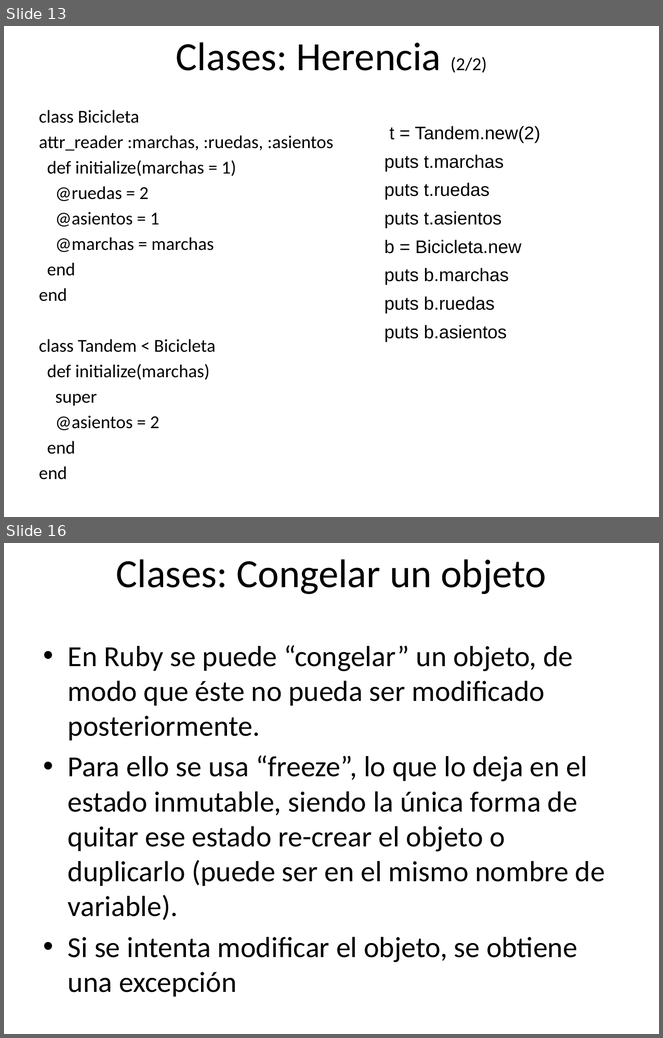
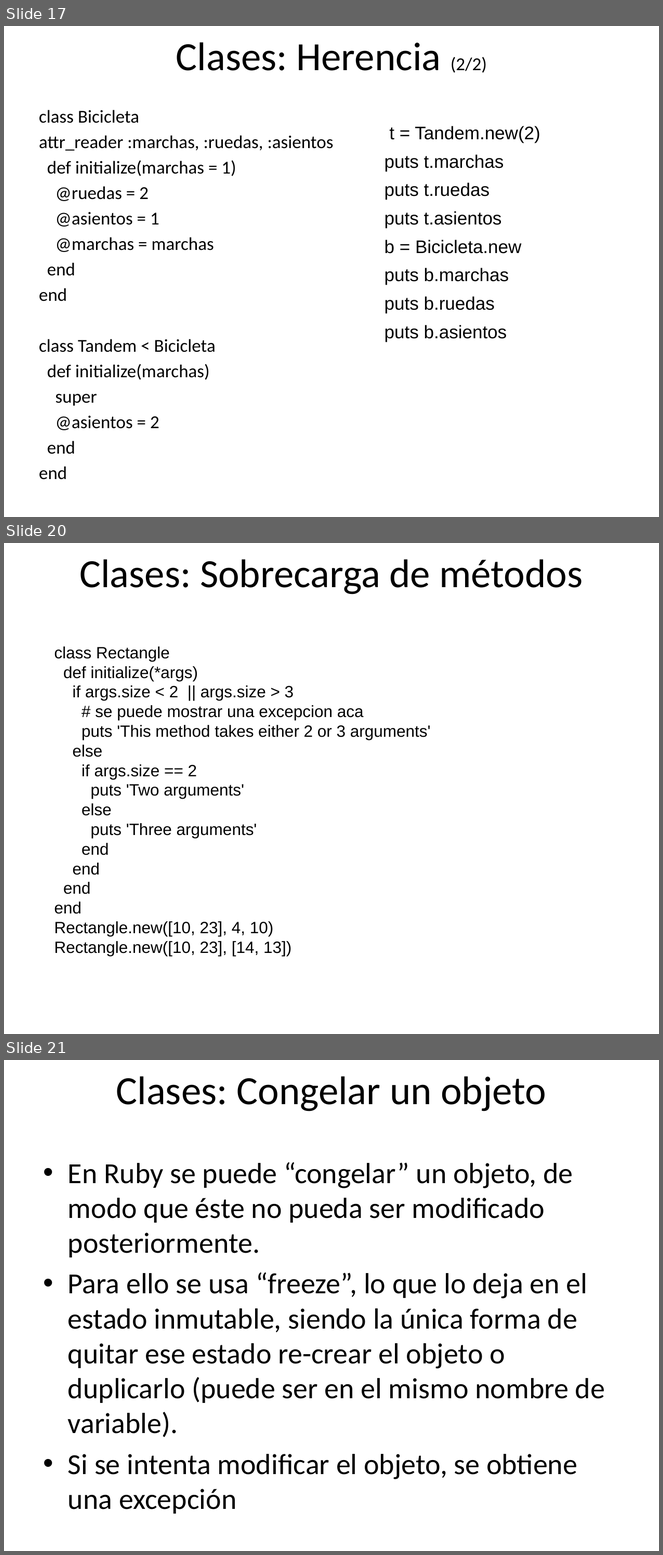
Before and after one commit to rarodriguez/curso_rails, a slide deck: presentaciones/Clase 2-Introduccion a Ruby.pptx. Shown one above the other, each under a label of ours: slides 13 and 16 before the commit, slides 17, 20 and 21 after it; the slides between them are not shown. The pictures are 663x1038 and 663x1555 pixels, drawn with LibreOffice and Linux fonts; fonts in the diff are those of the drawing; background and template pictures are left out. Boxes give left, top, right and bottom in pixels: in the first picture for what was removed or moved away, otherwise in the second. Text is boxed around its words. In the diff, an @@ line names an element or a change of style, - is before the commit and + after.

Commit message:
Agregando la presentacion final de la clase 2, asi como un boceto de lo que se va a hacer en la clase 3

```diff
--- a/presentaciones/Clase 2-Introduccion a Ruby.pptx
+++ b/presentaciones/Clase 2-Introduccion a Ruby.pptx
@@ slide 20 added at <box>4,543,659,1034</box>, background picture (left out) @@
@@ title added at <box>79,559,583,594</box>, 44 pt, text #000000 @@
+Clases: Sobrecarga de métodos
@@ text added at <box>54,646,431,956</box>, 18 pt, text #000000 @@
+class Rectangle
+def initialize(*args)
+if args.size < 2 || args.size > 3
+# se puede mostrar una excepcion aca
+puts 'This method takes either 2 or 3 arguments'
+else
+if args.size == 2
+puts 'Two arguments'
+else
+puts 'Three arguments'
+end
+end
+end
+end
+Rectangle.new([10, 23], 4, 10)
+Rectangle.new([10, 23], [14, 13])
@@ what was slide 13 is now slide 17 @@
@@ what was slide 16 is now slide 21 @@
```
Also in this commit, not shown: 6 slides changed, 7 other slides added, 1 slide removed, 2 other files.
